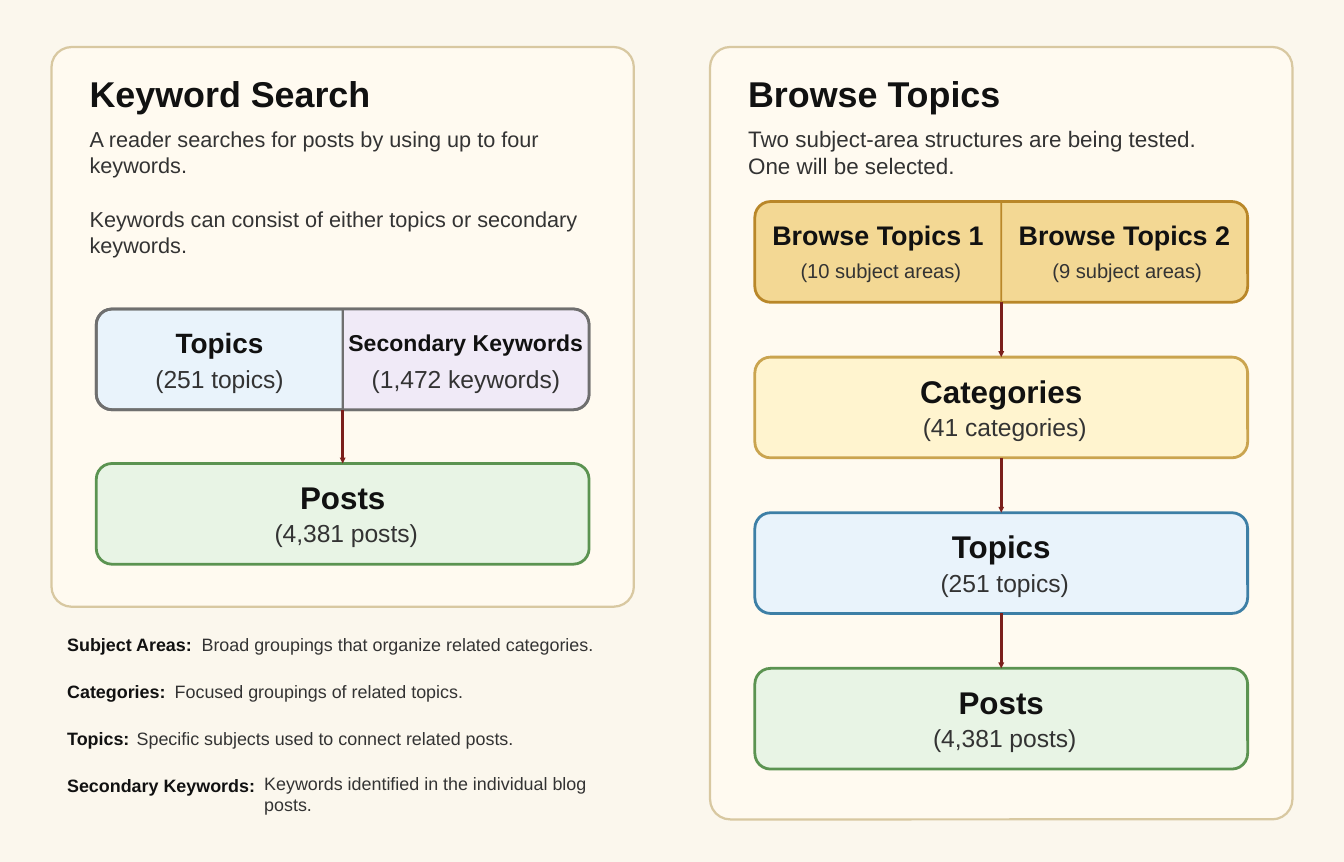
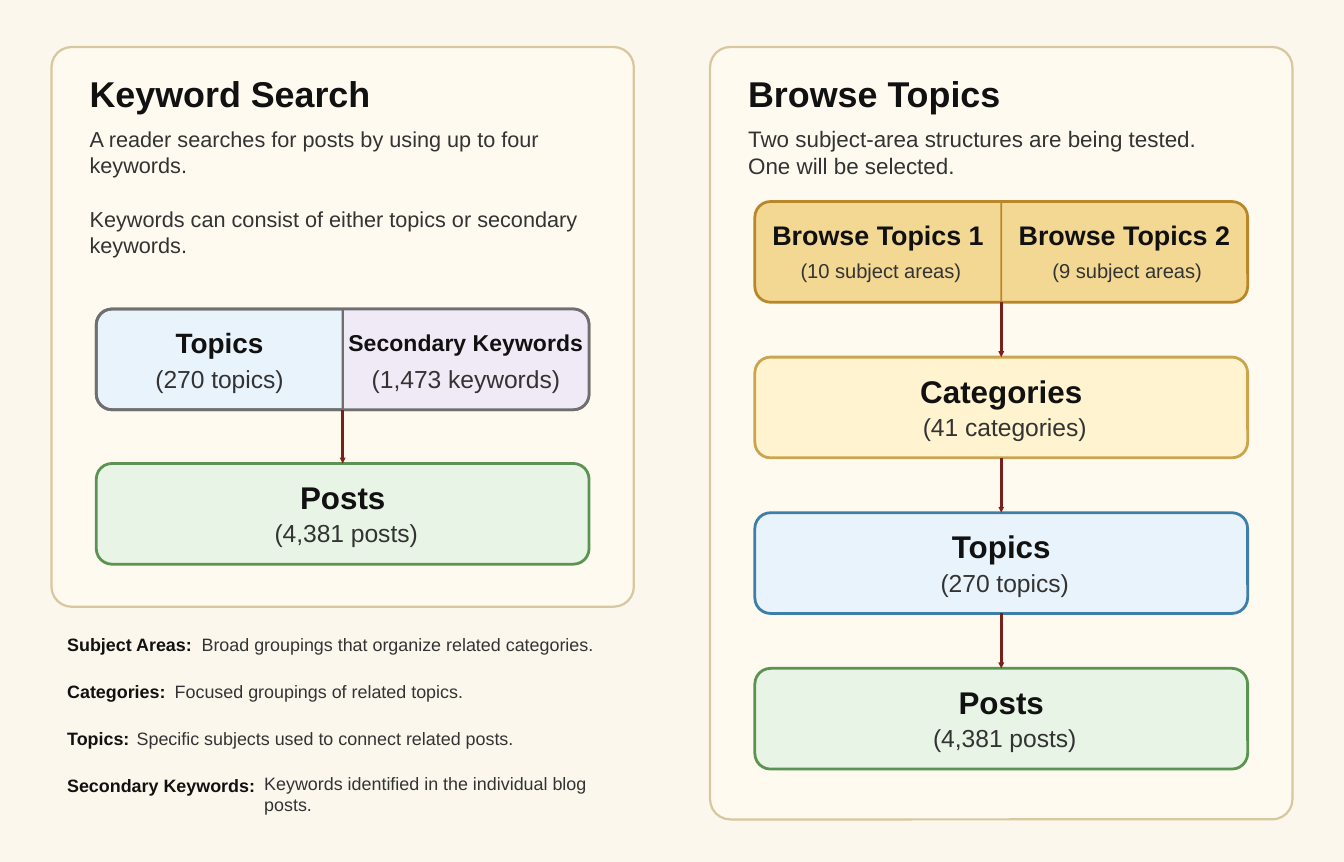
Before and after one commit to SteveEastin123/bart-blog-demo, a slide deck: slide 1 of docs/ehrman_search_methods_editable.pptx. Drawn at 1344x862 pixels with LibreOffice and Linux fonts; fonts in the diff are those of the drawing. Boxes give left, top, right and bottom in pixels: in the first picture for what was removed or moved away, otherwise in the second. Text is boxed around its words. In the diff, an @@ line names an element or a change of style, - is before the commit and + after.

```diff
--- a/docs/ehrman_search_methods_editable.pptx
+++ b/docs/ehrman_search_methods_editable.pptx
@@ text at (x1=155, y1=370, x2=283, y2=393): text changed @@
-(251 topics)
+(270 topics)
@@ text at (x1=372, y1=370, x2=560, y2=393): text changed @@
-(1,472 keywords)
+(1,473 keywords)
@@ text at (x1=941, y1=574, x2=1068, y2=597): text changed @@
-(251 topics)
+(270 topics)
```
Also in this commit, not shown: 7 other files.
